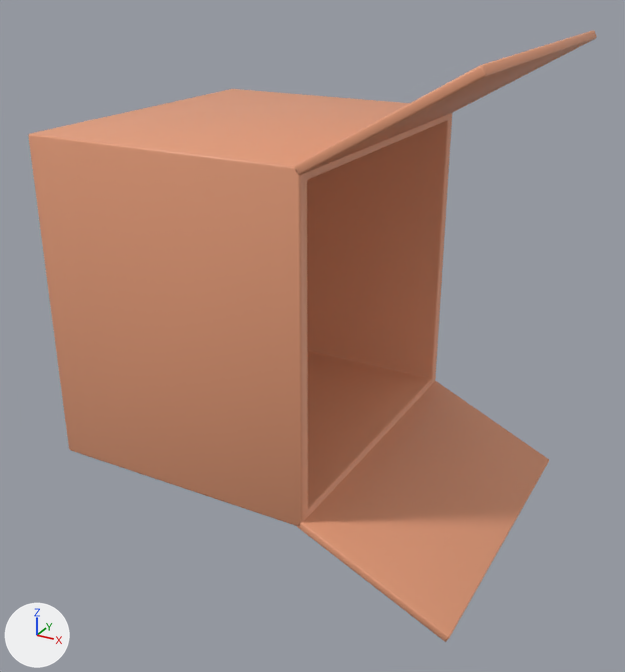
Before and after pictures for a commit that changed the glTF model Super Monkey Ball Clone/super-monkey-ball-clone/assets/models/greybox/Moving_Platform/SM_Cardboard_Opened_HIGHPOLY.gltf.
Rendered twice from a 50 mm camera at (2.18, -141.86, 6.62) aimed at (-2.54, -133.29, 2.33). Every picture has the same lights, and +X, +Y and +Z are marked at lower left.

Names of what the first picture shows: 'SM_Cardboard_Ramp-convcol.003', 'SM_Cardboard_Roof.003', 'SM_Cardboard_Top_Flap.003'.
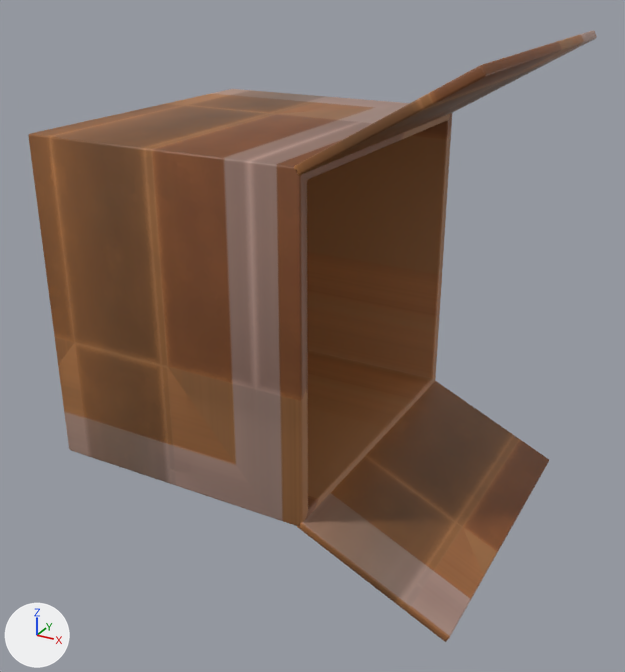
The newer file is also turned or shifted as a whole; pictures and numbers use the older file's frame.

Changed parts and their boxes (x1, y1, x2, y2) in the pictures (625 x 672 px):
```json
{"object": "SM_Cardboard_Roof.003", "change": "recoloured", "before": [28, 89, 452, 526], "after": [28, 89, 452, 526], "on screen": "orange to brown"}
{"object": "SM_Cardboard_Ramp-convcol.003", "change": "recoloured", "before": [297, 381, 549, 642], "after": [297, 381, 549, 642], "on screen": "orange to brown"}
{"object": "SM_Cardboard_Top_Flap.003", "change": "recoloured", "before": [294, 30, 597, 175], "after": [294, 30, 597, 175]}
```

The change, as JSON lines over the scene's bpy script:
```json
{"op": "add", "block": "img_m_cardboard_box_001_basecolor", "code": ["img_m_cardboard_box_001_basecolor = load_image('M_Cardboard_Box.001_BaseColor', 'M_Cardboard_Box_001_BaseColor.png', 1024, 1024, 'sRGB')"]}
{"op": "add", "block": "img_m_cardboard_box_001_normal", "code": ["img_m_cardboard_box_001_normal = load_image('M_Cardboard_Box.001_Normal', 'M_Cardboard_Box_001_Normal.png', 1024, 1024, 'Non-Color')"]}
{"op": "add", "block": "mat_m_cardboard_box_002", "code": ["mat_m_cardboard_box_002 = bpy.data.materials.new('M_Cardboard_Box.002')", "# uses the picture img_m_cardboard_box_001_basecolor", "# uses the picture img_m_cardboard_box_001_normal"]}
{"block": "me_sm_cardboard_top_flap_002", "where": "me_sm_cardboard_top_flap_002.from_pydata(...)  # 56 vertices, 108 faces; spans x -1.8..-0.04, y -4.0..0.0, z 4.76..5.83"}
{"op": "remove", "block": "me_sm_cardboard_top_flap_002", "code": "me_sm_cardboard_top_flap_002.materials.append(mat_m_cardboard_box_001)  # beige #e79e7a"}
{"op": "add", "block": "me_sm_cardboard_top_flap_002", "code": "me_sm_cardboard_top_flap_002.materials.append(mat_m_cardboard_box_002)"}
{"block": "me_sm_cardboard_ramp_convcol_002", "where": "me_sm_cardboard_ramp_convcol_002.from_pydata(...)  # 56 vertices, 108 faces; spans x -1.8..0.03, y -4.0..0.0, z 0.01..0.93"}
{"op": "remove", "block": "me_sm_cardboard_ramp_convcol_002", "code": "me_sm_cardboard_ramp_convcol_002.materials.append(mat_m_cardboard_box_001)  # beige #e79e7a"}
{"op": "add", "block": "me_sm_cardboard_ramp_convcol_002", "code": "me_sm_cardboard_ramp_convcol_002.materials.append(mat_m_cardboard_box_002)"}
{"block": "me_sm_cardboard_roof_002", "where": "me_sm_cardboard_roof_002.from_pydata(...)  # 128 vertices, 252 faces; spans x -5.14..-1.73, y -4.0..0.0, z 0.85..4.85"}
{"op": "remove", "block": "me_sm_cardboard_roof_002", "code": "me_sm_cardboard_roof_002.materials.append(mat_m_cardboard_box_001)  # beige #e79e7a"}
{"op": "add", "block": "me_sm_cardboard_roof_002", "code": "me_sm_cardboard_roof_002.materials.append(mat_m_cardboard_box_002)"}
```
